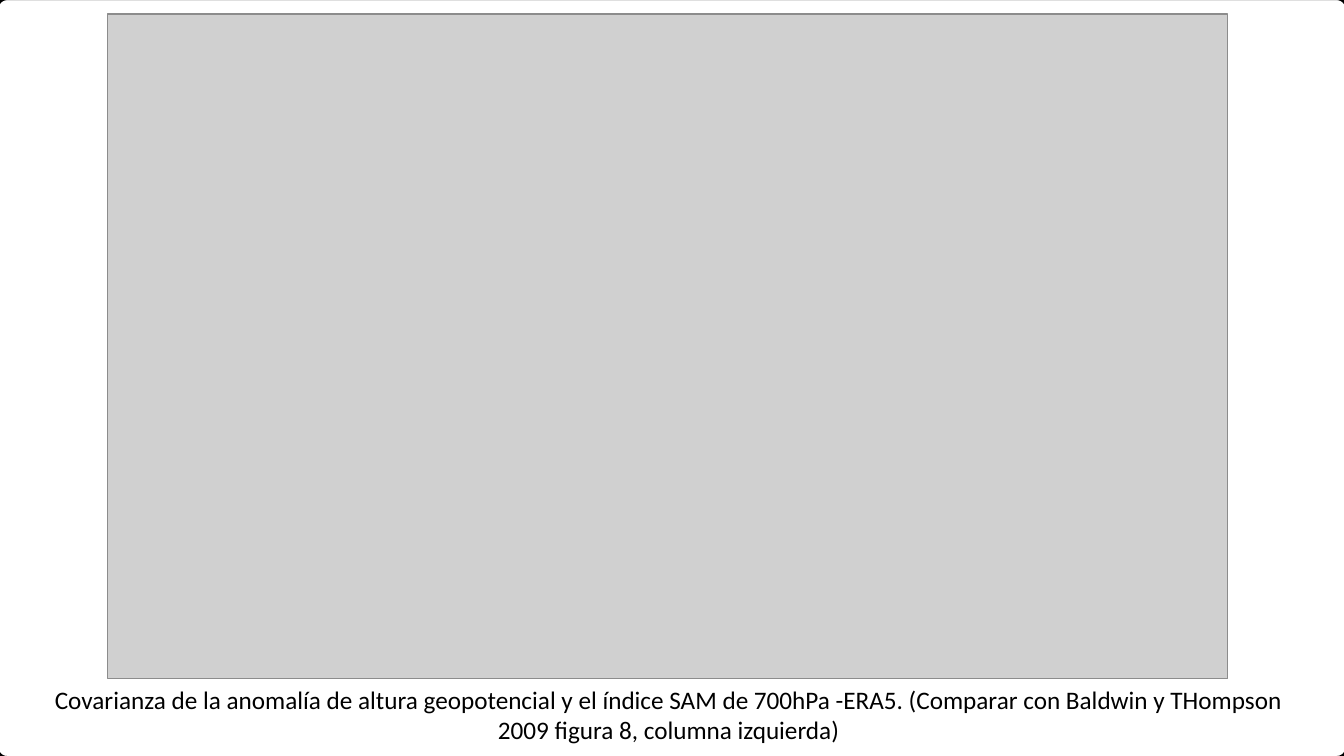
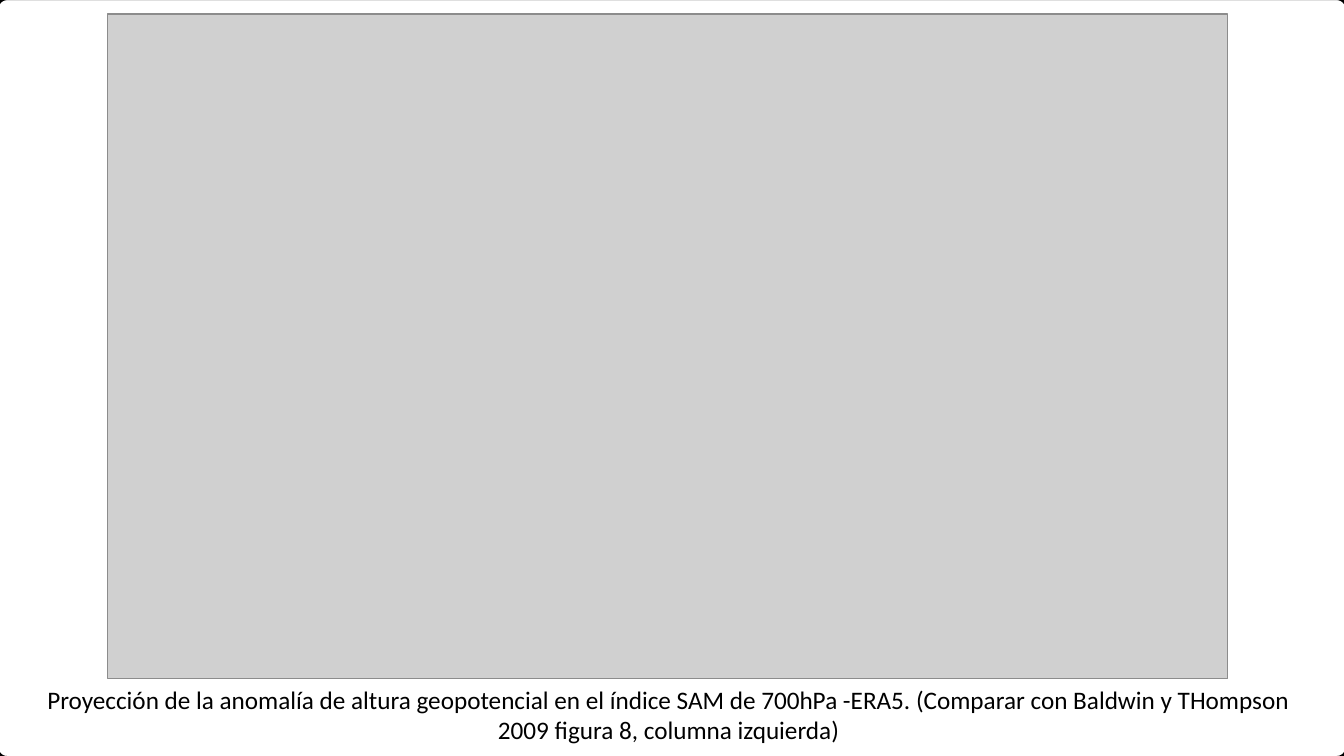
Before and after one commit to eliocamp/onda3, a slide deck: slide 5 of 26-SAM_asim.pptx. Drawn at 1344x756 pixels with LibreOffice and Linux fonts; fonts in the diff are those of the drawing; grey boxes stand for pictures. Boxes give left, top, right and bottom in pixels: in the first picture for what was removed or moved away, otherwise in the second. Text is boxed around its words. In the diff, an @@ line names an element or a change of style, - is before the commit and + after.

```diff
--- a/26-SAM_asim.pptx
+++ b/26-SAM_asim.pptx
@@ text at [47, 690, 1289, 744]: text changed @@
-Covarianza de la anomalía de altura geopotencial y el índice SAM de 700hPa -ERA5. (Comparar con Baldwin y THompson 2009 figura 8, columna izquierda)
+Proyección de la anomalía de altura geopotencial en el índice SAM de 700hPa -ERA5. (Comparar con Baldwin y THompson 2009 figura 8, columna izquierda)
```
Also in this commit, not shown: 5 other slides changed, 16 slides added, 1 slide removed, 3 other files.
